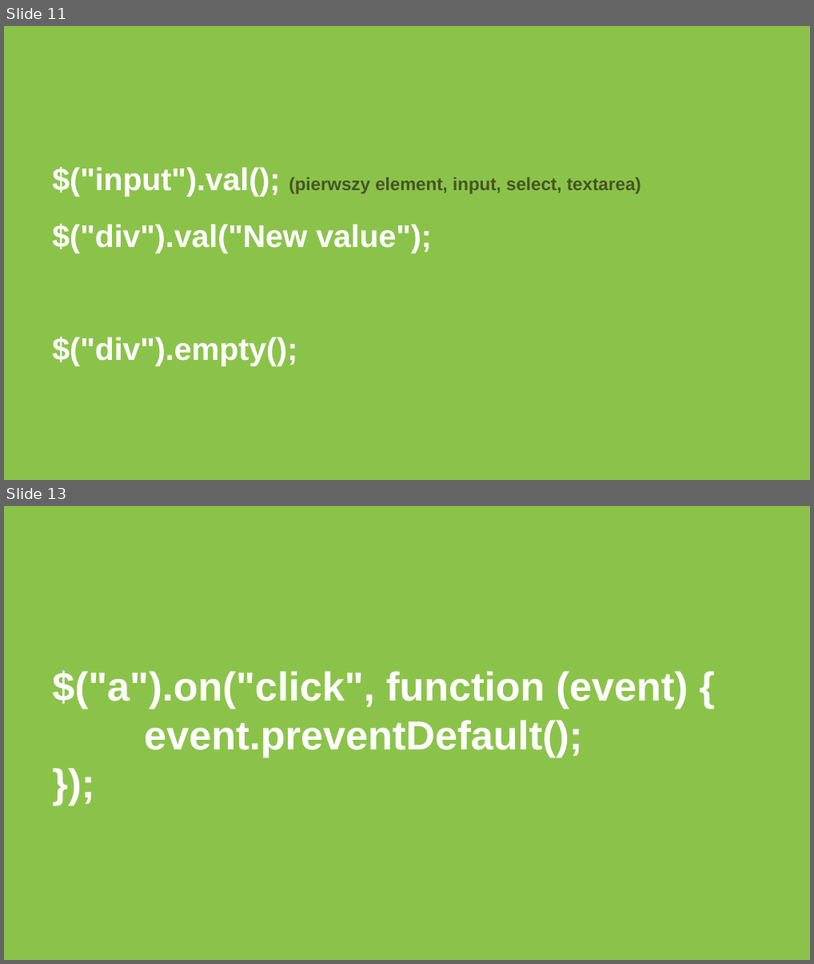
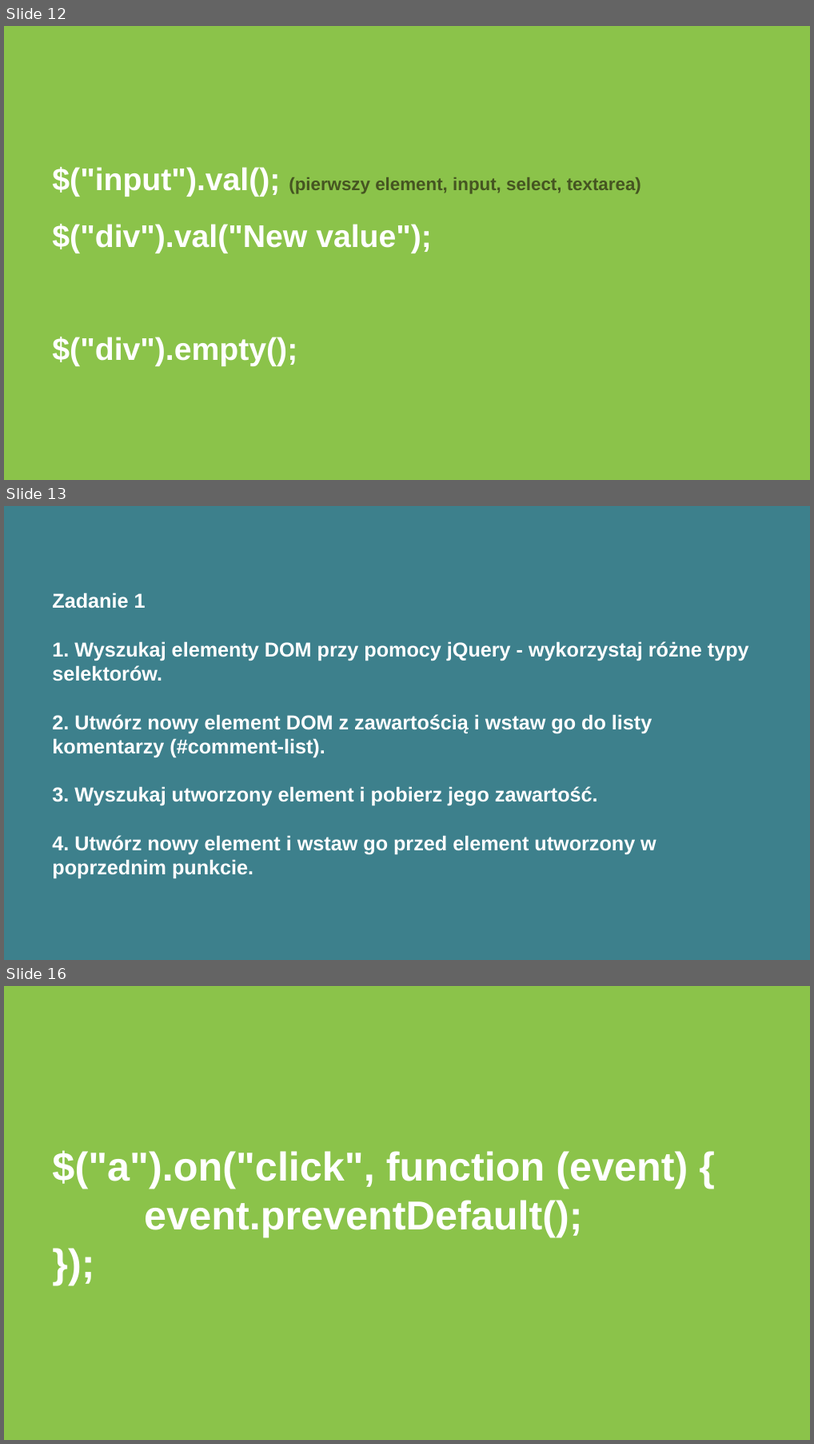
Before and after one commit to czajkowski/jquery_comments_client, a slide deck: JS - meet.js - warsztaty - Szczecin - 2015-11-14.pptx. Shown one above the other, each under a label of ours: slides 11 and 13 before the commit, slides 12, 13 and 16 after it; the slides between them are not shown. The pictures are 814x964 and 814x1444 pixels, drawn with LibreOffice and Linux fonts; fonts in the diff are those of the drawing. Boxes give left, top, right and bottom in pixels: in the first picture for what was removed or moved away, otherwise in the second. Text is boxed around its words. In the diff, an @@ line names an element or a change of style, - is before the commit and + after.

```diff
--- a/JS - meet.js - warsztaty - Szczecin - 2015-11-14.pptx
+++ b/JS - meet.js - warsztaty - Szczecin - 2015-11-14.pptx
@@ slide 13 added at (x1=4, y1=506, x2=810, y2=960), background #3D808C @@
@@ title added at (x1=52, y1=592, x2=750, y2=879), 18 pt, text #FFFFFF, bold @@
+Zadanie 1
+1. Wyszukaj elementy DOM przy pomocy jQuery - wykorzystaj różne typy selektorów.
+2. Utwórz nowy element DOM z zawartością i wstaw go do listy komentarzy (#comment-list).
+3. Wyszukaj utworzony element i pobierz jego zawartość.
+4. Utwórz nowy element i wstaw go przed element utworzony w poprzednim punkcie.
@@ what was slide 11 is now slide 12 @@
@@ what was slide 13 is now slide 16 @@
```
Also in this commit, not shown: 1 slide changed, 5 other slides added, 2 other files.
